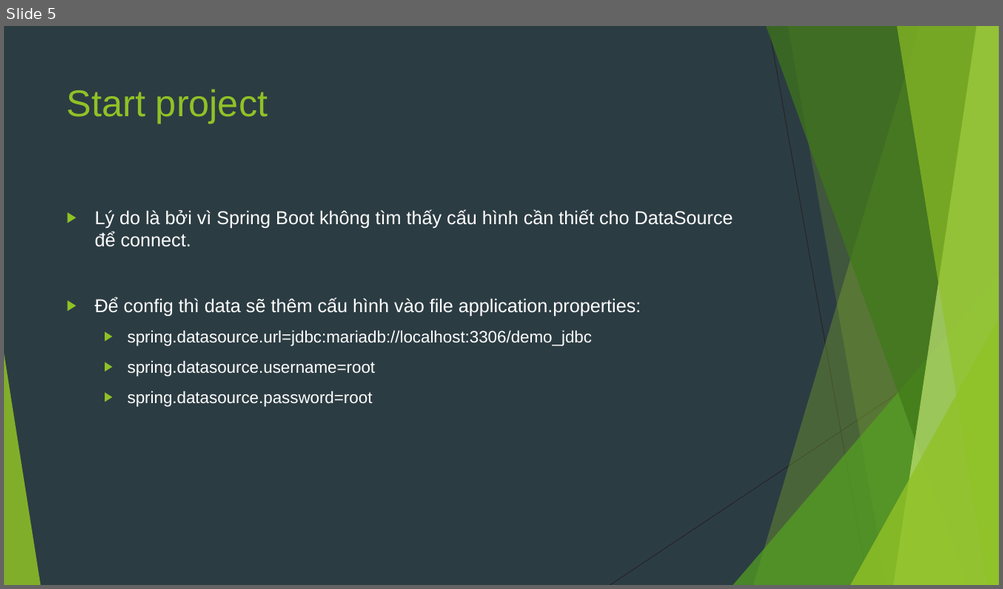
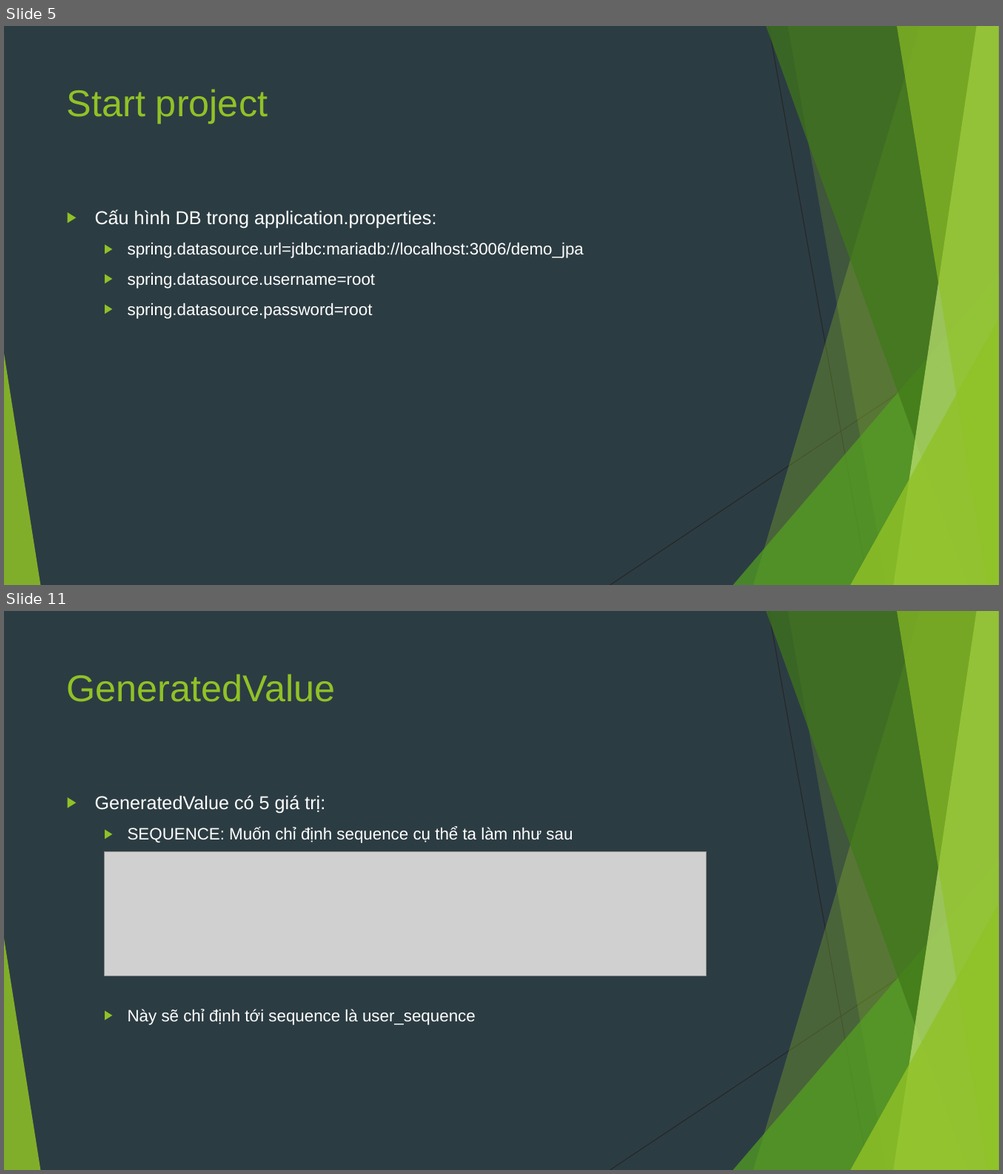
Before and after one commit to sobbingwind/SpringBoot, a slide deck: 07.Spring Data JPA.pptx. Shown one above the other, each under a label of ours: slide 5 before the commit, slides 5 and 11 after it; the slides between them are not shown. The pictures are 1003x589 and 1003x1174 pixels, drawn with LibreOffice and Linux fonts; fonts in the diff are those of the drawing; grey boxes stand for pictures. Boxes give left, top, right and bottom in pixels: in the first picture for what was removed or moved away, otherwise in the second. Text is boxed around its words. In the diff, an @@ line names an element or a change of style, - is before the commit and + after.

```diff
--- a/07.Spring Data JPA.pptx
+++ b/07.Spring Data JPA.pptx
@@ slide 11 added at box(4, 611, 999, 1170), background #2C3C43; not listed: 10 template elements that a slide beside it also shows @@
@@ title added at box(67, 674, 336, 702), 36 pt, text #90C226 @@
+GeneratedValue
@@ text added at box(95, 795, 572, 1025), 16 pt, text #FFFFFF @@
+▶ GeneratedValue có 5 giá trị:
+  ▶ SEQUENCE: Muốn chỉ định sequence cụ thể ta làm như sau
+  ▶ Này sẽ chỉ định tới sequence là user_sequence
@@ picture added at box(104, 852, 706, 976) @@
@@ slide 5 changed as well @@
@@ text at box(95, 210, 583, 258): text changed; size 18 to 16 pt @@
-▶ Lý do là bởi vì Spring Boot không tìm thấy cấu hình cần thiết cho DataSource để connect.
-▶ Để config thì data sẽ thêm cấu hình vào file application.properties:
-  ▶ spring.datasource.url=jdbc:mariadb://localhost:3306/demo_jdbc
+▶ Cấu hình DB trong application.properties:
+  ▶ spring.datasource.url=jdbc:mariadb://localhost:3006/demo_jpa
```
Also in this commit, not shown: 7 other slides changed, 25 other slides added, 20 slides removed.
